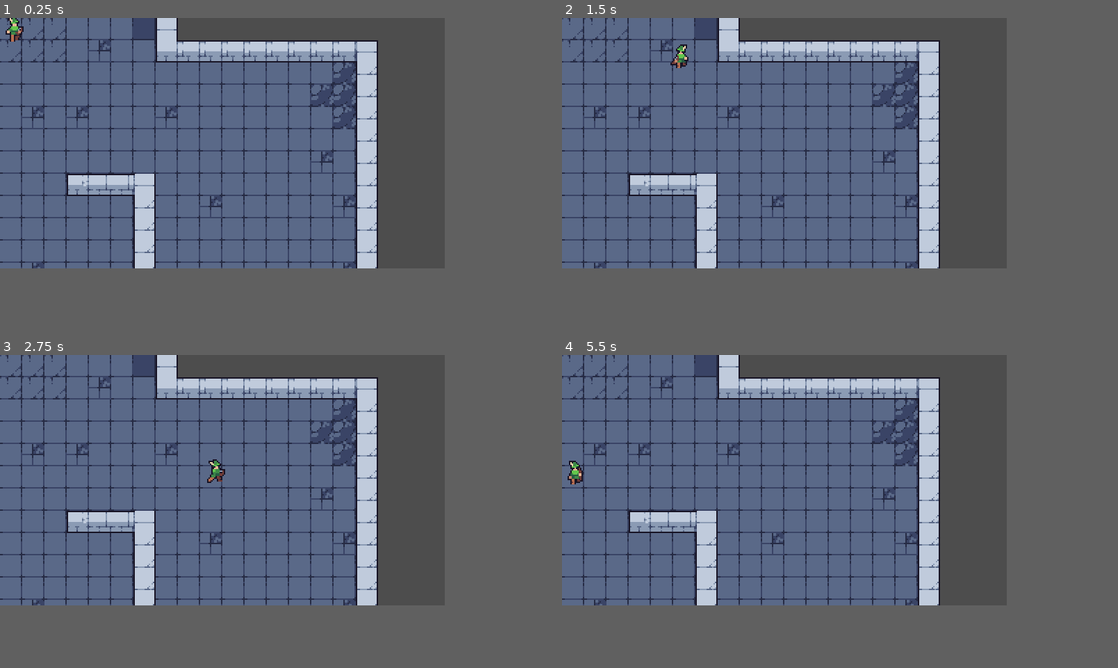
Above: before the commit, frames 1-4 (two rows, left to right).
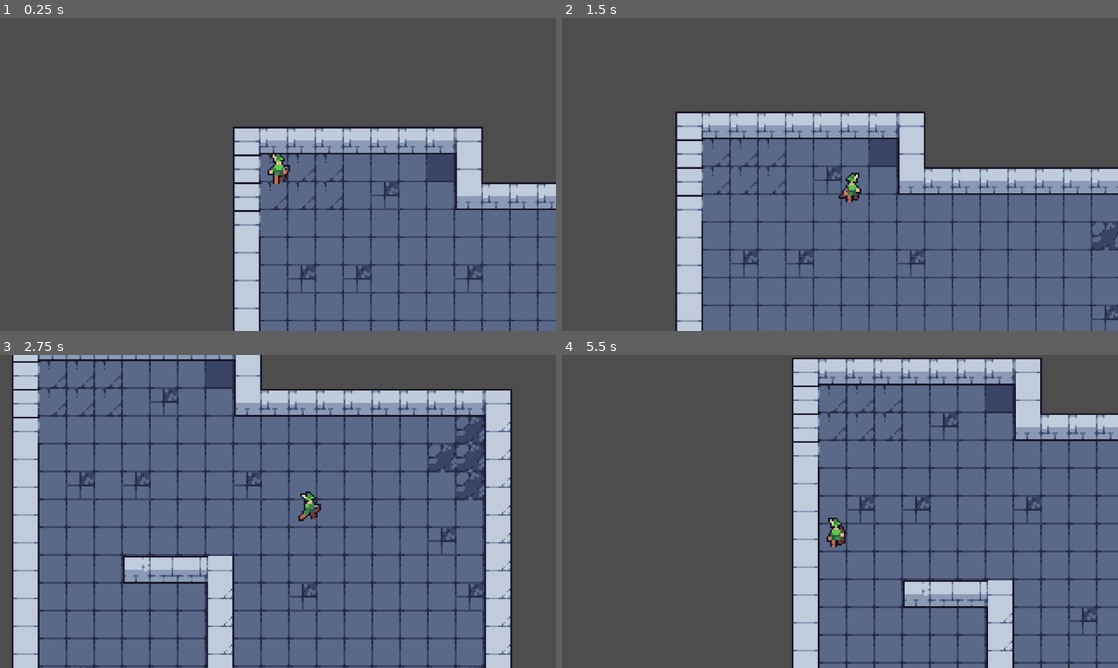
Above: after the commit, the same moments.

Repository: Arfitale/roguer
Game: Godot game, scene res://src/world.tscn
Two runs of this game, one before a commit and one after it. Both use one fixed random seed, a clock stepped at 60 frames per second and the inputs below.
Inputs:
- Up to frame 1 (0.25 s): no input
- Up to frame 2 (1.5 s): hold D (move_right) 0.53-1.28 s; hold S (move_down) from 1.28 s (still down)
- Up to frame 3 (2.75 s): release S (move_down) at 2.03 s; hold D (move_right) from 2.03 s (still down)
- Up to frame 4 (5.5 s): release D (move_right) at 2.78 s; hold W (move_up) 2.78-3.53 s; hold A (move_left) 3.53-5.03 s; hold S (move_down) from 5.03 s (still down)
In our replay, the window is 640x360 before the commit and 800x450 after it. These sizes can differ from the game's own. Grey fills any space a smaller window leaves; there, only what the larger window draws over its background counts as a difference.

The runs differ from the first frame. In frame 1, 71% of the frame differs, in the area x 0-100%, y 0-100%; in frame 2, 63%; in frame 3, 55%; in frame 4, 74%.

Commit message:
add camera to character

Diff:
--- a/project.godot
+++ b/project.godot
@@ -15,13 +15,17 @@
 config/features=PackedStringArray("4.5", "GL Compatibility")
 config/icon="res://icon.svg"
 
+[debug]
+
+settings/stdout/print_fps=true
+
 [display]
 
 window/size/viewport_width=320
 window/size/viewport_height=180
 window/size/window_width_override=1280
 window/size/window_height_override=720
-window/stretch/mode="viewport"
+window/stretch/mode="canvas_items"
 
 [input]
 
--- a/src/character/character.tscn
+++ b/src/character/character.tscn
@@ -307,3 +307,6 @@
 libraries = {
 &"": SubResource("AnimationLibrary_fi36g")
 }
+
+[node name="Camera2D" type="Camera2D" parent="."]
+position_smoothing_enabled = true
